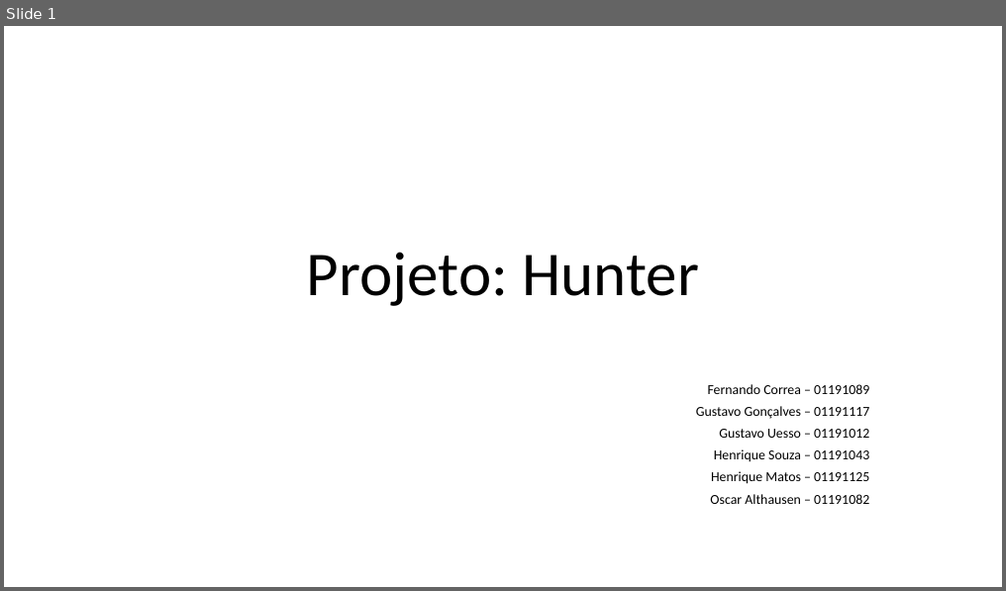
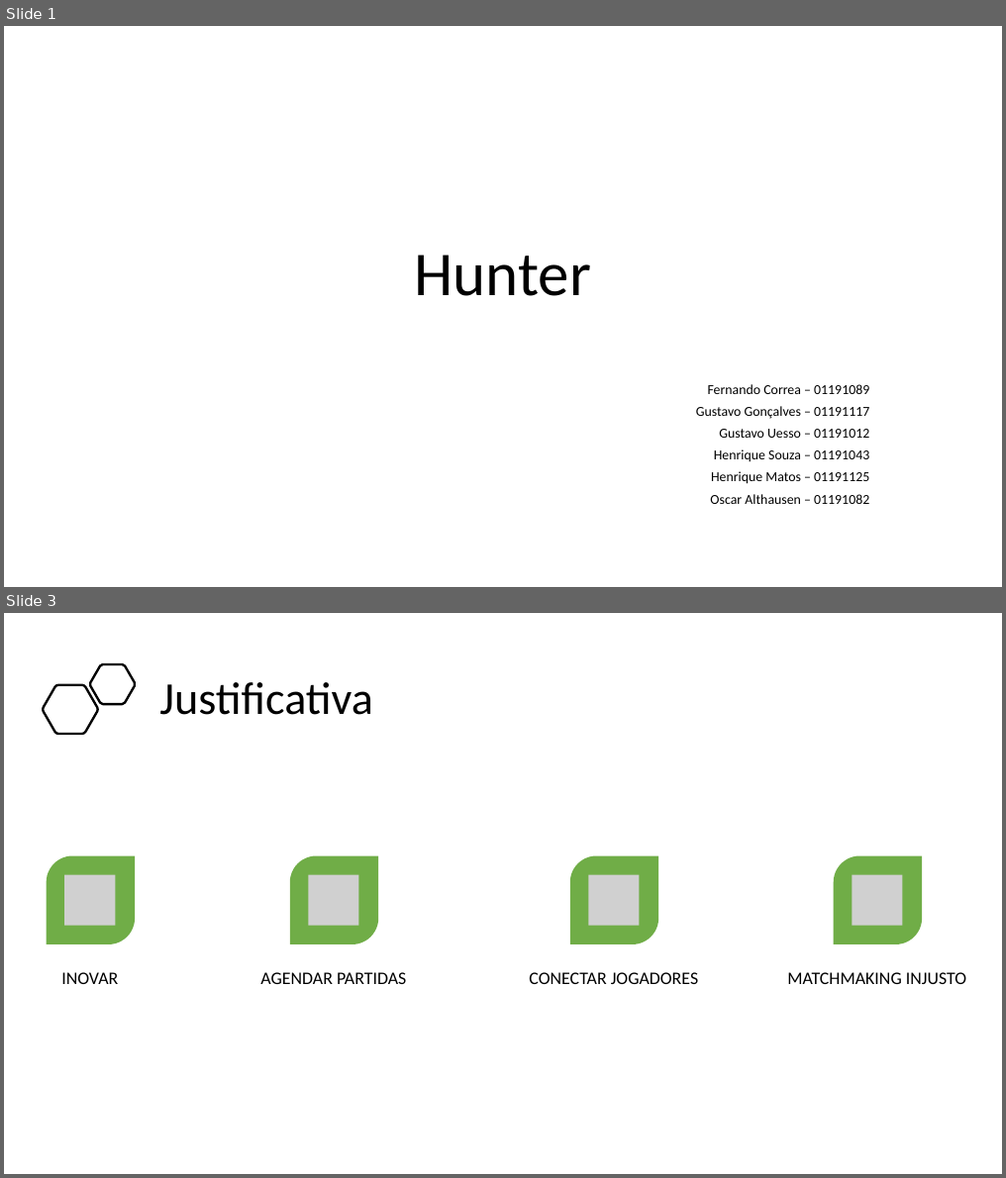
Before and after one commit to BandTec/project-hunter, a slide deck: Documentação/Apresentação.pptx. Shown one above the other, each under a label of ours: slide 1 before the commit, slides 1 and 3 after it; the slides between them are not shown. The pictures are 1006x591 and 1006x1178 pixels, drawn with LibreOffice and Linux fonts; fonts in the diff are those of the drawing; grey boxes stand for pictures. Boxes give left, top, right and bottom in pixels: in the first picture for what was removed or moved away, otherwise in the second. Text is boxed around its words. In the diff, an @@ line names an element or a change of style, - is before the commit and + after.

```diff
--- a/Documentação/Apresentação.pptx
+++ b/Documentação/Apresentação.pptx
@@ slide 3 added at [4, 613, 1002, 1174], background #FFFFFF @@
@@ freeform shape added at [90, 664, 135, 704], outline #000000 2.25 pt @@
@@ freeform shape added at [43, 685, 98, 734], outline #000000 2.25 pt @@
@@ title added at [159, 682, 373, 715], 44 pt, text #000000 @@
+Justificativa
@@ round diag rect added at [46, 857, 135, 945], fill #70AD47 @@
@@ picture added at [64, 875, 116, 926] @@
@@ round diag rect added at [290, 857, 378, 945], fill #70AD47 @@
@@ picture added at [309, 875, 359, 926] @@
@@ round diag rect added at [570, 857, 658, 945], fill #70AD47 @@
@@ picture added at [589, 875, 640, 926] @@
@@ round diag rect added at [834, 857, 922, 945], fill #70AD47 @@
@@ picture added at [852, 875, 903, 926] @@
@@ text added at [61, 972, 118, 984], 17 pt, text #000000 @@
+INOVAR
@@ text added at [260, 972, 406, 984], 17 pt, text #000000 @@
+AGENDAR PARTIDAS
@@ text added at [529, 972, 698, 984], 17 pt, text #000000 @@
+CONECTAR JOGADORES
@@ text added at [787, 972, 966, 984], 17 pt, text #000000 @@
+MATCHMAKING INJUSTO
@@ slide 1 changed as well @@
@@ title at [415, 255, 592, 296]: text changed @@
-Projeto: Hunter
+Hunter
```
Also in this commit, not shown: 3 other slides changed, 5 other slides added, 1 slide removed, 2 other files.
